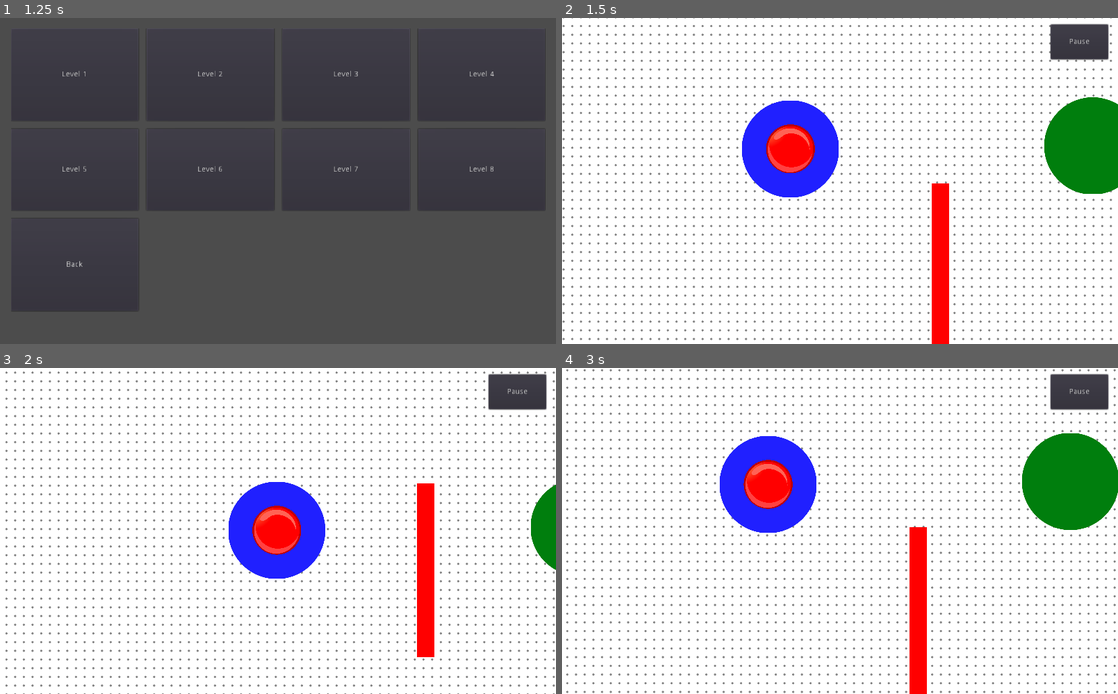
Above: before the commit, frames 1-4 (two rows, left to right).
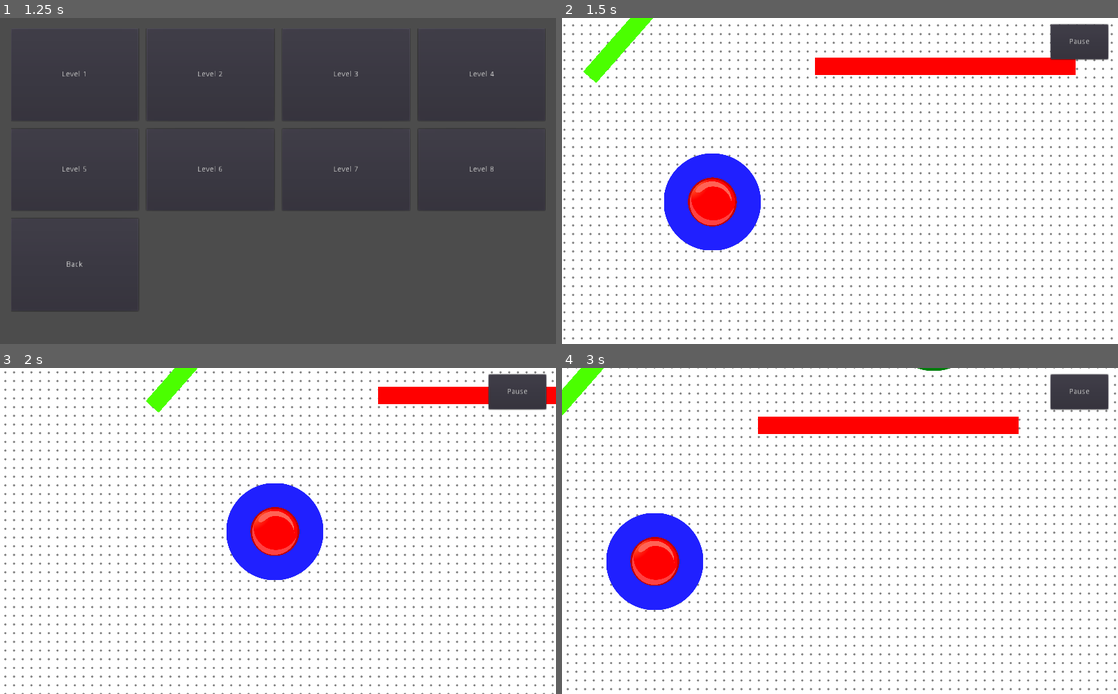
Above: after the commit, the same moments.

Repository: BaseCrusher/sdent_project
Game: Godot game, scene res://UI/MainMenu/MainMenu.tscn
Two runs of this game, one before a commit and one after it. Both use one fixed random seed, a clock stepped at 60 frames per second and the inputs below.
Inputs (mouse positions are in pixels of both pictures, inside the frame that each line leads up to):
- Up to frame 1 (1.25 s): click "Start game" at 0.5 s
- Up to frame 2 (1.5 s): click "Level 6" at 1.25 s
- Up to frame 3 (2 s): no input
- Up to frame 4 (3 s): move the mouse to (840, 531) at 2.02 s; hold R 2.03-2.78 s; click (840, 531) at 2.17 s; move the mouse to (728, 547) at 2.77 s; tap R at 2.85 s; click (728, 547) at 2.92 s

Frame 1 is identical in both runs. In frame 2, 23% of the frame differs, in the area x 0-100%, y 0-100%; in frame 3, 14%; in frame 4, 27%.

Commit message:
levels
finished last levels

Diff:
--- a/Levels/Level6.tscn
+++ b/Levels/Level6.tscn
@@ -6,6 +6,7 @@
 [ext_resource path="res://GameObjects/Obstacles/BarrierObstacle.tscn" type="PackedScene" id=4]
 [ext_resource path="res://GameObjects/MovingModeifier/MovingModifier.tscn" type="PackedScene" id=5]
 [ext_resource path="res://GameObjects/MovingModeifier/MovingModifierPoint.tscn" type="PackedScene" id=6]
+[ext_resource path="res://GameObjects/BouncingPlate/BouncingPlate.tscn" type="PackedScene" id=7]
 
 [node name="Level6" type="Node"]
 
@@ -18,7 +19,10 @@
 is_end_plate = true
 
 [node name="JumpPlate2" parent="." instance=ExtResource( 2 )]
-position = Vector2( -353.402, -206.362 )
+position = Vector2( -477.079, -213.497 )
+
+[node name="JumpPlate4" parent="." instance=ExtResource( 2 )]
+position = Vector2( -990.817, 226.51 )
 is_start_plate = true
 
 [node name="JumpPlate3" parent="." instance=ExtResource( 2 )]
@@ -40,5 +44,14 @@
 [node name="RotationModifier" parent="." instance=ExtResource( 3 )]
 
 [node name="BarrierObstacle" parent="RotationModifier" instance=ExtResource( 4 )]
-position = Vector2( 488.927, 16.9898 )
+position = Vector2( 486.549, 12.233 )
 scale = Vector2( 1, 8 )
+
+[node name="BarrierObstacle" parent="." instance=ExtResource( 4 )]
+position = Vector2( -561.306, -23.7842 )
+scale = Vector2( 15, 1 )
+
+[node name="BouncingPlate" parent="." instance=ExtResource( 7 )]
+position = Vector2( -1058.39, -183.138 )
+rotation = -0.849975
+scale = Vector2( 15, 1 )
--- a/Levels/Level7.tscn
+++ b/Levels/Level7.tscn
@@ -33,7 +33,7 @@
 movement_speed = 2.0
 
 [node name="GravityField" parent="MovingModifier" instance=ExtResource( 7 )]
-position = Vector2( -401.952, 171.246 )
+position = Vector2( -387.81, 168.418 )
 
 [node name="MovingModifierPoint" parent="MovingModifier" instance=ExtResource( 6 )]
 position = Vector2( -470.926, 173.624 )
--- a/Levels/Level8.tscn
+++ b/Levels/Level8.tscn
@@ -1,12 +1,13 @@
-[gd_scene load_steps=8 format=2]
+[gd_scene load_steps=9 format=2]
 
 [ext_resource path="res://Levels/AbstractLevel.tscn" type="PackedScene" id=1]
 [ext_resource path="res://GameObjects/JumpPlates/JumpPlate.tscn" type="PackedScene" id=2]
 [ext_resource path="res://GameObjects/RotationModifier/RotationModifier.tscn" type="PackedScene" id=3]
 [ext_resource path="res://GameObjects/Obstacles/BarrierObstacle.tscn" type="PackedScene" id=4]
 [ext_resource path="res://GameObjects/MovingModeifier/MovingModifier.tscn" type="PackedScene" id=5]
-[ext_resource path="res://GameObjects/MovingModeifier/MovingModifierPoint.tscn" type="PackedScene" id=6]
+[ext_resource path="res://GameObjects/BouncingPlate/BouncingPlate.tscn" type="PackedScene" id=6]
 [ext_resource path="res://GameObjects/GravityFields/GravityField.tscn" type="PackedScene" id=7]
+[ext_resource path="res://GameObjects/MovingModeifier/MovingModifierPoint.tscn" type="PackedScene" id=8]
 
 [node name="Level8" type="Node"]
 
@@ -15,41 +16,64 @@
 z_index = -1
 
 [node name="JumpPlate" parent="." instance=ExtResource( 2 )]
-position = Vector2( 405.887, -1113.6 )
+position = Vector2( -317.284, 487.467 )
+is_start_plate = true
+
+[node name="JumpPlate2" parent="." instance=ExtResource( 2 )]
+position = Vector2( 173.531, -762.223 )
+
+[node name="JumpPlate3" parent="." instance=ExtResource( 2 )]
+position = Vector2( 344.88, 84.4442 )
+
+[node name="JumpPlate5" parent="." instance=ExtResource( 2 )]
+position = Vector2( 1155.3, 75.4645 )
 is_end_plate = true
 
-[node name="JumpPlate2" parent="." instance=ExtResource( 2 )]
-position = Vector2( -497.053, 809.465 )
+[node name="JumpPlate4" parent="." instance=ExtResource( 2 )]
+position = Vector2( -347.855, -759.344 )
 
-[node name="JumpPlate3" parent="." instance=ExtResource( 2 )]
-position = Vector2( -506.274, 143.511 )
+[node name="GravityField" parent="." instance=ExtResource( 7 )]
+position = Vector2( -544.901, 178.27 )
 
-[node name="JumpPlate4" parent="." instance=ExtResource( 2 )]
-position = Vector2( 254.227, -190.898 )
-is_start_plate = true
+[node name="GravityField2" parent="." instance=ExtResource( 7 )]
+position = Vector2( -100.907, -60.5444 )
 
 [node name="RotationModifier" parent="." instance=ExtResource( 3 )]
-position = Vector2( -5.03955, -85.6747 )
-rotation_speed = 7.0
+rotation_speed = 3.0
 
 [node name="BarrierObstacle" parent="RotationModifier" instance=ExtResource( 4 )]
-position = Vector2( -390.323, 562.857 )
+position = Vector2( -171.543, -465.067 )
+scale = Vector2( 1, 13 )
+
+[node name="BouncingPlate" parent="." instance=ExtResource( 6 )]
+position = Vector2( -74.751, -1110.68 )
+scale = Vector2( 10, 1 )
+
+[node name="BarrierObstacle" parent="." instance=ExtResource( 4 )]
+position = Vector2( -73.0756, -829.028 )
+scale = Vector2( 1, 5 )
+
+[node name="MovingModifier" parent="." instance=ExtResource( 5 )]
+movement_speed = 2.0
+
+[node name="GravityField" parent="MovingModifier" instance=ExtResource( 7 )]
+position = Vector2( 325.06, -425.853 )
+is_pulling = true
+
+[node name="MovingModifierPoint" parent="MovingModifier" instance=ExtResource( 8 )]
+position = Vector2( 330.099, -234.345 )
+
+[node name="MovingModifierPoint2" parent="MovingModifier" instance=ExtResource( 8 )]
+position = Vector2( 327.579, -592.163 )
+
+[node name="BarrierObstacle2" parent="." instance=ExtResource( 4 )]
+position = Vector2( -90.7142, 423.333 )
 scale = Vector2( 1, 15 )
 
-[node name="GravityField" parent="." instance=ExtResource( 7 )]
-position = Vector2( -217.172, -6.47871 )
-is_pulling = true
+[node name="RotationModifier2" parent="." instance=ExtResource( 3 )]
+rotation_speed = 4.0
+rotation_to = 220.0
 
-[node name="MovingModifier" parent="." instance=ExtResource( 5 )]
-position = Vector2( -5.03955, -85.6747 )
-movement_speed = 3.0
-
-[node name="BarrierObstacle" parent="MovingModifier" instance=ExtResource( 4 )]
-position = Vector2( 59.397, 107.48 )
-scale = Vector2( 1, 10 )
-
-[node name="MovingModifierPoint" parent="MovingModifier" instance=ExtResource( 6 )]
-position = Vector2( 56.5685, 248.902 )
-
-[node name="MovingModifierPoint2" parent="MovingModifier" instance=ExtResource( 6 )]
-position = Vector2( 53.7401, -200.818 )
+[node name="BarrierObstacle" parent="RotationModifier2" instance=ExtResource( 4 )]
+position = Vector2( 761.029, 199.798 )
+scale = Vector2( 15, 1 )
Not shown: 1 places in Levels/Level6.tscn that only renumber resources
